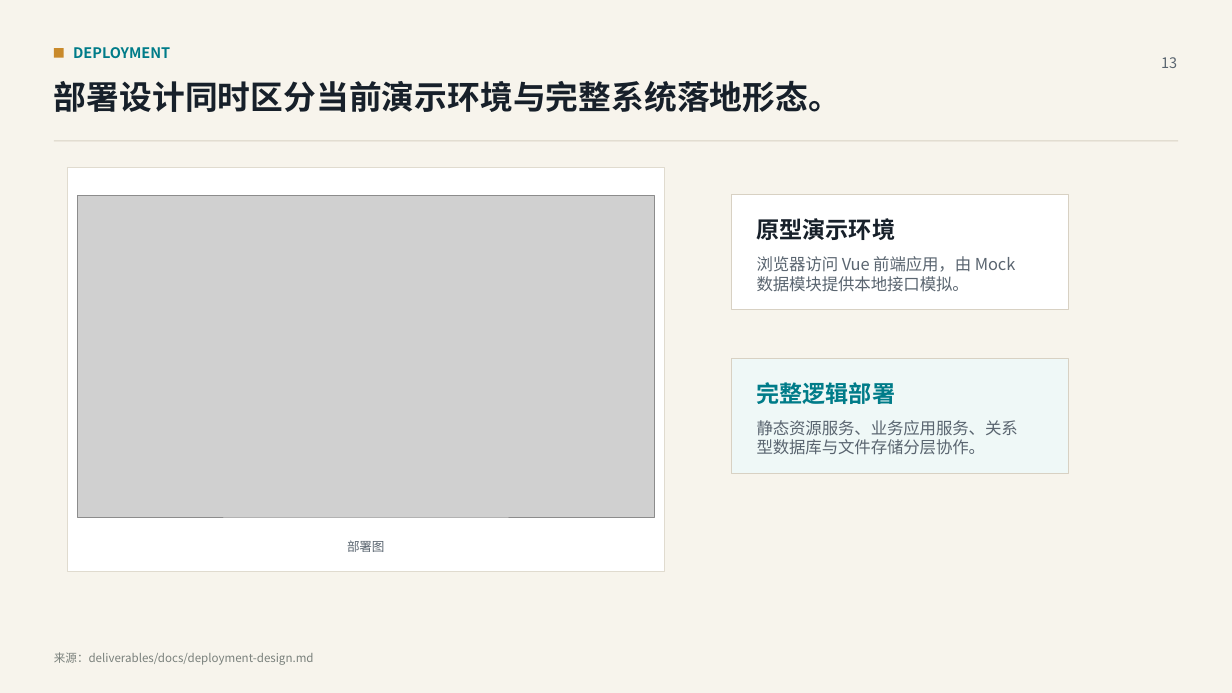
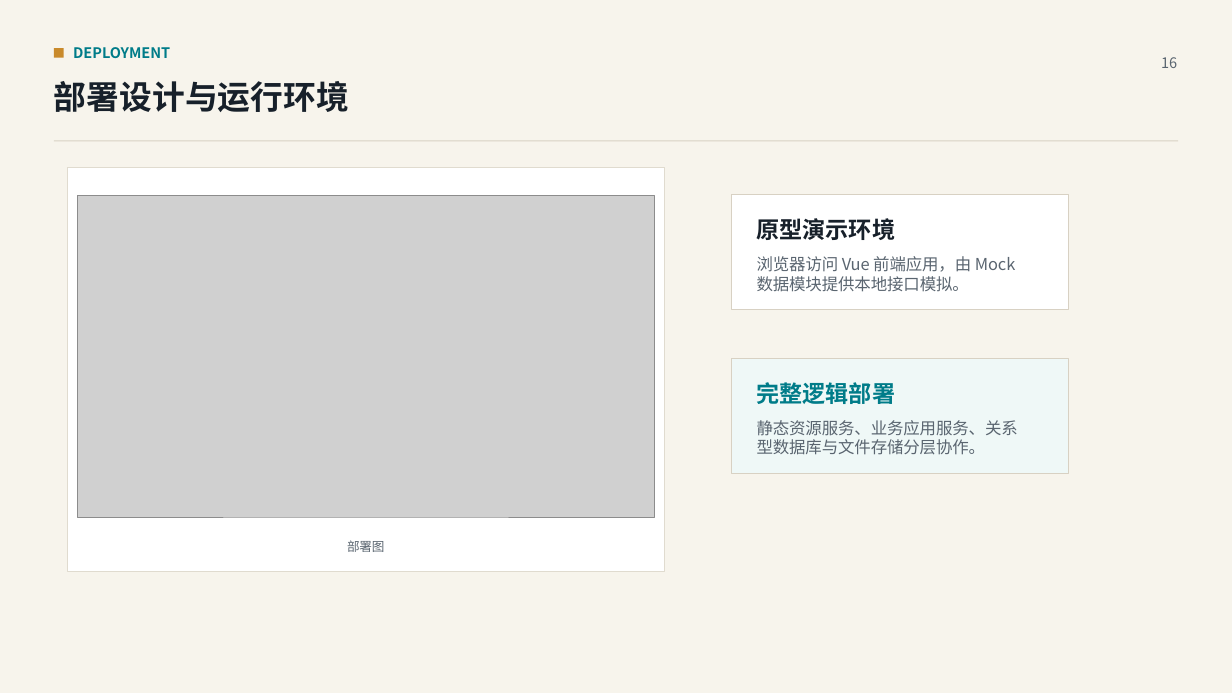
Before and after one commit to qzddmyc/uml-oom-graduation-management, a slide deck: slide 16 of 毕业设计管理系统建模汇报.pptx (slide 13 before the commit). Drawn at 1232x693 pixels with LibreOffice and Linux fonts; fonts in the diff are those of the drawing; grey boxes stand for pictures. Boxes give left, top, right and bottom in pixels: in the first picture for what was removed or moved away, otherwise in the second. Text is boxed around its words. In the diff, an @@ line names an element or a change of style, - is before the commit and + after.

```diff
--- a/毕业设计管理系统建模汇报.pptx
+++ b/毕业设计管理系统建模汇报.pptx
@@ text at box(1161, 57, 1177, 68): text changed @@
-13
+16
@@ text at box(54, 81, 349, 112): text changed @@
-部署设计同时区分当前演示环境与完整系统落地形态。
+部署设计与运行环境
@@ text removed at box(54, 652, 314, 665) @@
-来源：deliverables/docs/deployment-design.md
```
Also in this commit, not shown: 14 other slides changed, 3 slides added, 1 other file.
